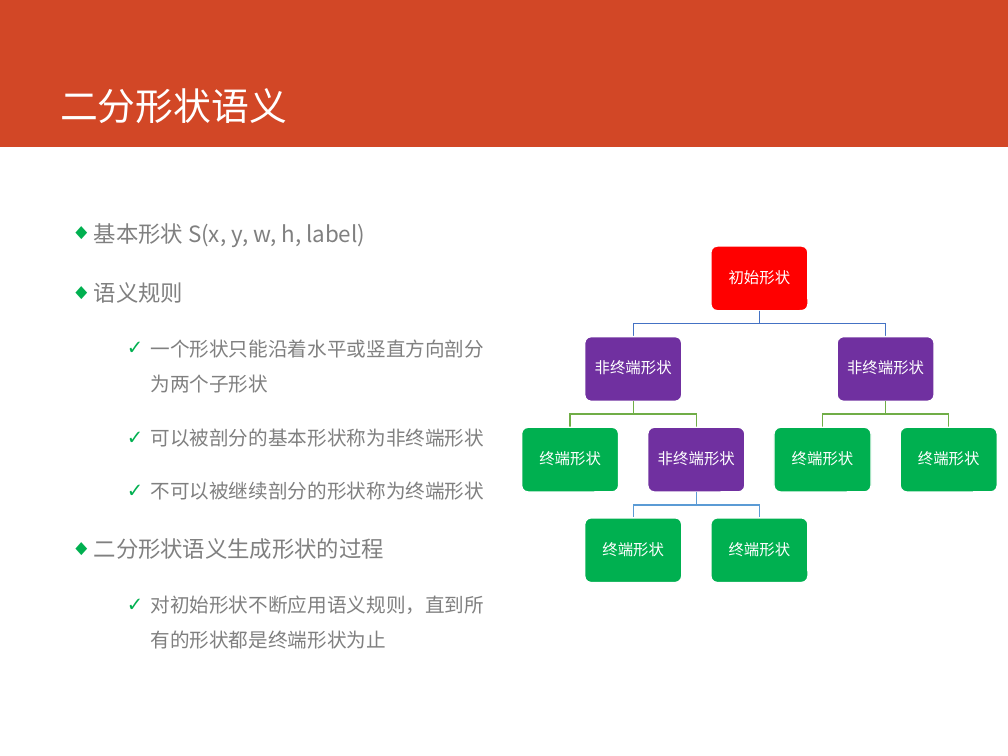
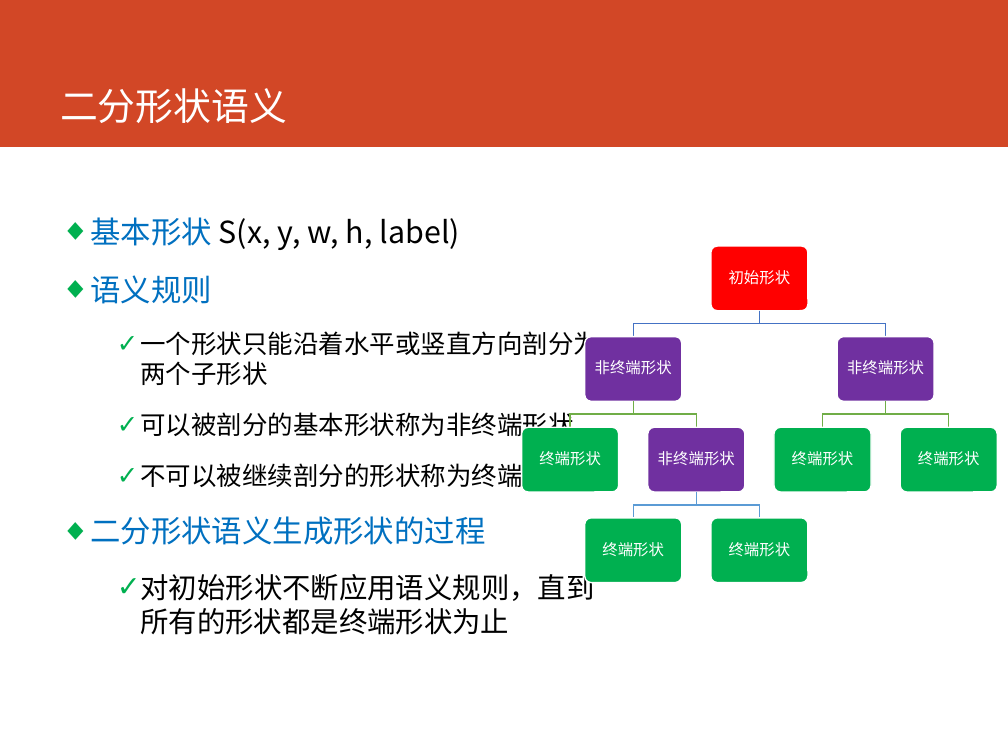
Before and after one commit to cartosquare/graduation-thesis-defenses, a slide deck: slide 6 of 基于形状语义和增强学习的建筑.pptx (slide 5 before the commit). Drawn at 1008x756 pixels with LibreOffice and Linux fonts; fonts in the diff are those of the drawing. Boxes give left, top, right and bottom in pixels: in the first picture for what was removed or moved away, otherwise in the second. Text is boxed around its words. In the diff, an @@ line names an element or a change of style, - is before the commit and + after.

```diff
--- a/基于形状语义和增强学习的建筑.pptx
+++ b/基于形状语义和增强学习的建筑.pptx
@@ text "基本形状 S(x, y, w, h, ..." at (90, 217, 599, 635): size 16 to 21.7 pt in "基本形状 S(x, y, w, h, label)", "语义规则", "二分形状语义生成形状的过程"; text colour #808080 to #0070C0 in "基本形状", "语义规则", "二分形状语义生成形状的过程"; text colour #808080 to #000000 in "S(x, y, w, h, label)", "一个形状只能沿着水平或竖直方向剖分为两个子形状", "可以被剖分的基本形状称为非终端形状", "不可以被继续剖分的形状称为终端形状" and 1 more places; size 14 to 18.2 pt in "一个形状只能沿着水平或竖直方向剖分为两个子形状", "可以被剖分的基本形状称为非终端形状", "不可以被继续剖分的形状称为终端形状"; size 14 to 20.3 pt in "对初始形状不断应用语义规则，直到所有的形状都是终端形状为止"; line spacing 1.5 to 1; more space between paragraphs @@
```
Also in this commit, not shown: 15 other slides changed, 2 slides added.
